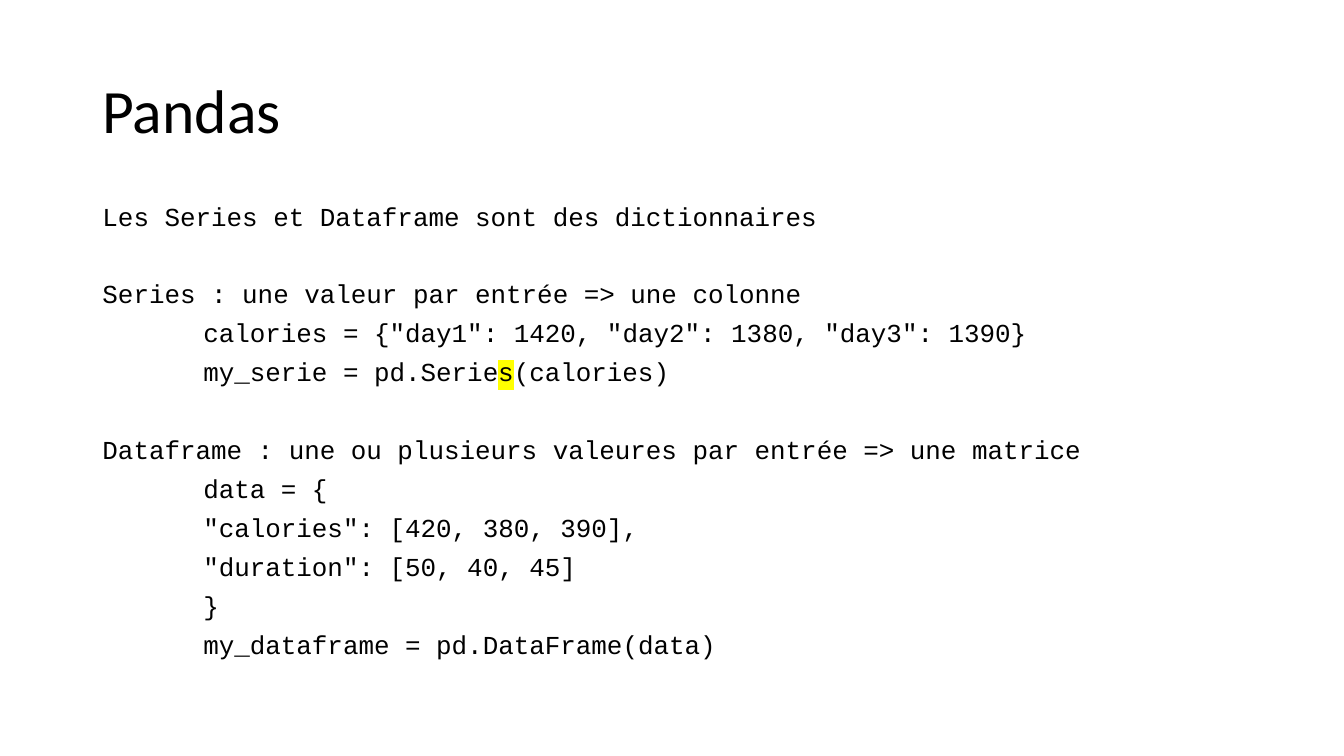
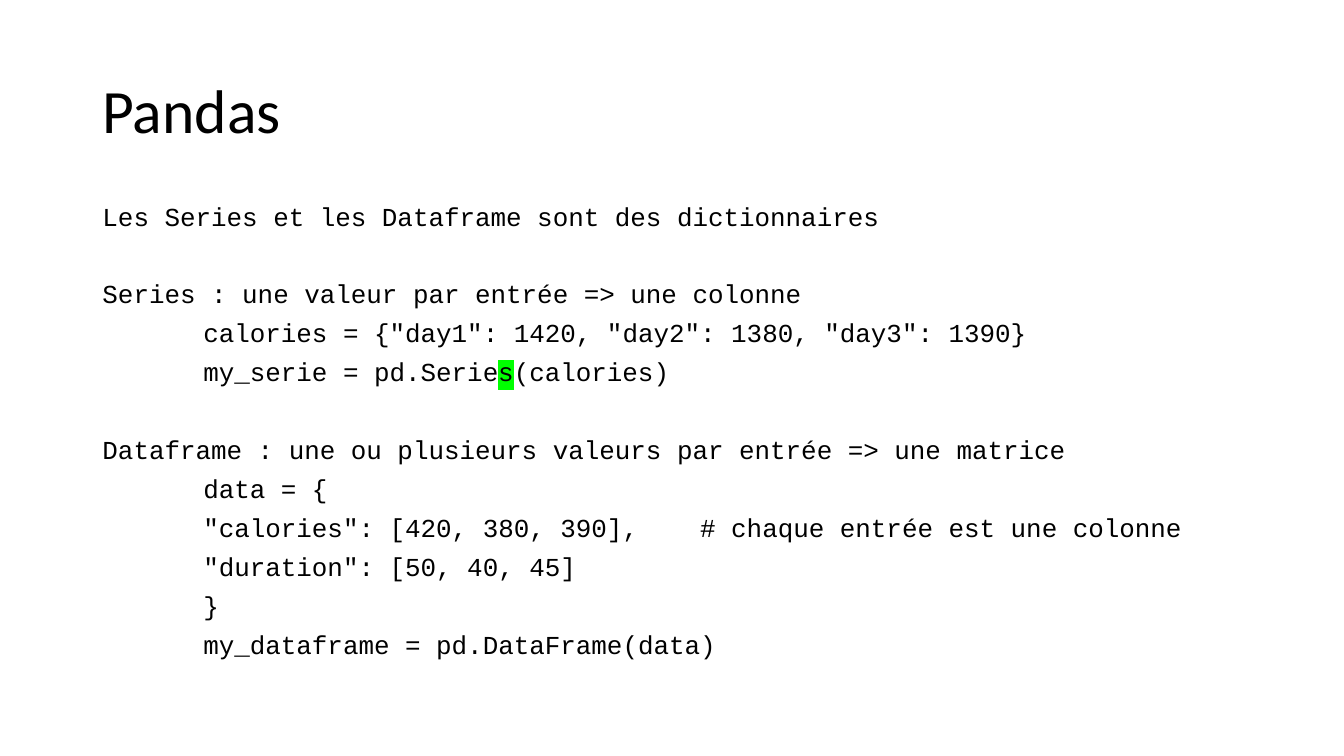
Before and after one commit to 40tude/Data_Essentials_Stage_Oct_2023, a slide deck: slide 29 of 00_notes_de_stage.pptx (slide 28 before the commit). Drawn at 1344x756 pixels with LibreOffice and Linux fonts; fonts in the diff are those of the drawing. Boxes give left, top, right and bottom in pixels: in the first picture for what was removed or moved away, otherwise in the second. Text is boxed around its words. In the diff, an @@ line names an element or a change of style, - is before the commit and + after.

```diff
--- a/00_notes_de_stage.pptx
+++ b/00_notes_de_stage.pptx
@@ text at (102, 207, 879, 227): text changed @@
-Les Series et Dataframe sont des dictionnaires
+Les Series et les Dataframe sont des dictionnaires
@@ text at (203, 362, 669, 389): highlight #FFFF00 to #00FF00 in "pd.Series(calories)" @@
@@ text at (102, 440, 1066, 465): text changed @@
-Dataframe : une ou plusieurs valeures par entrée => une matrice
+Dataframe : une ou plusieurs valeurs par entrée => une matrice
@@ text at (203, 518, 1182, 543): text changed @@
-"calories": [420, 380, 390],
+"calories": [420, 380, 390], # chaque entrée est une colonne
```
Also in this commit, not shown: 2 other slides changed, 4 slides added, 17 other files.
